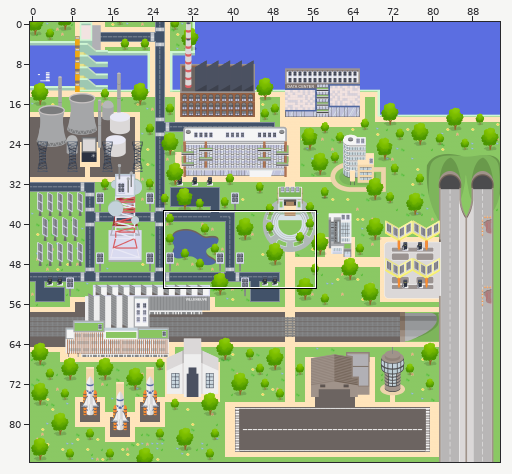
Two versions of a level (Tiled map (JSON), eiffage-map.tmj). Above, an overview of the earlier version with the close-up marked.
Close-up. Before the commit:
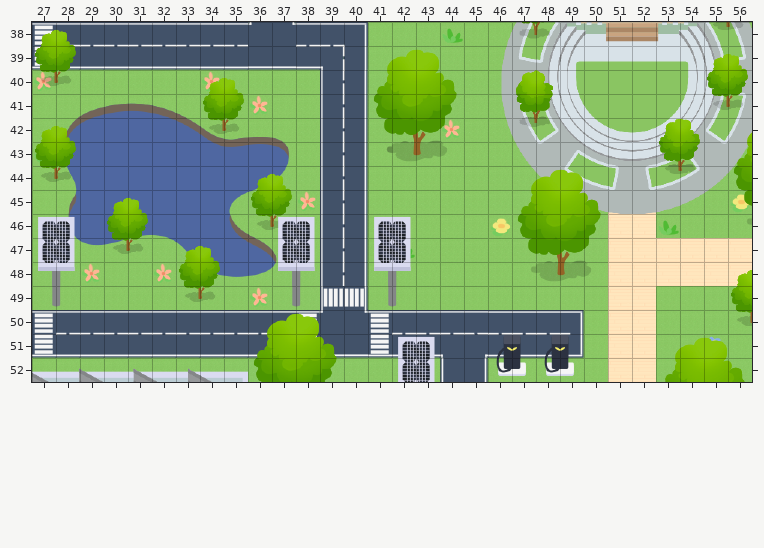
Cells are 32x32 px. Shown: x 27..56, y 38..52. The commit also changed other parts of the map, which this record leaves out.
After:
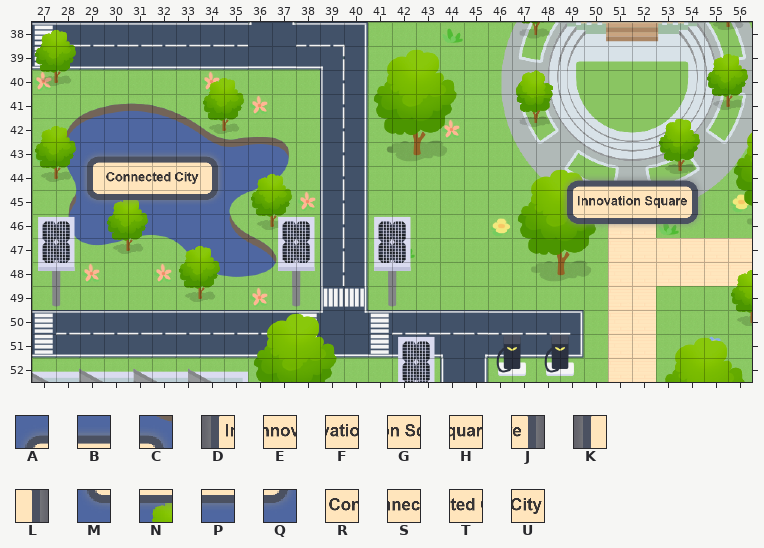
Key: from "Eiffage Label": A 51, B 52, C 56, D 101, E 102, F 103, G 104, H 105, J 106, K 125, L 130, M 151, N 152, P 153, Q 156, R 418, S 419, T 420, U 421.
_ is an empty cell.
Tiles of an added or newly shown layer are drawn over the layers below it.
See-through tiles are keyed as they look on the map.
The commit says: Update Text Label to the Map
The exact change:
Layer "above/above-label" (added):
y 43: x 29..34 ______ -> ABBBBC
y 44: x 29..34 ______ -> KRSTUL; x 49..54 ______ -> ABBBBC
y 45: x 29..34 ______ -> MNPPPQ; x 49..54 ______ -> DEFGHJ
y 46: x 49..54 ______ -> MNPPPQ
Pixel boxes of the changes (left, top, right, bottom) in both close-ups:
added: (83, 153, 222, 205)
added: (561, 175, 703, 229)
